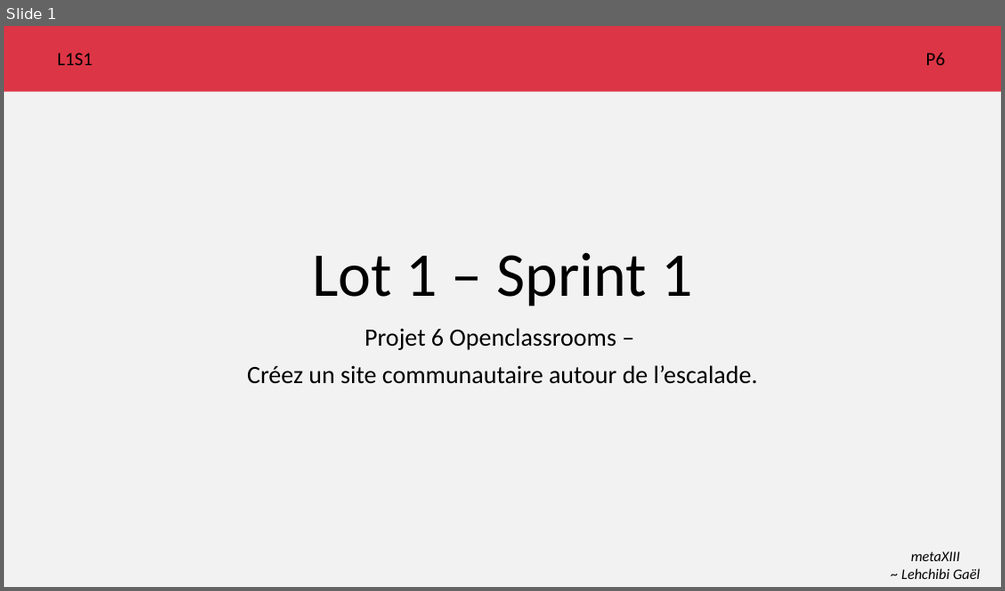
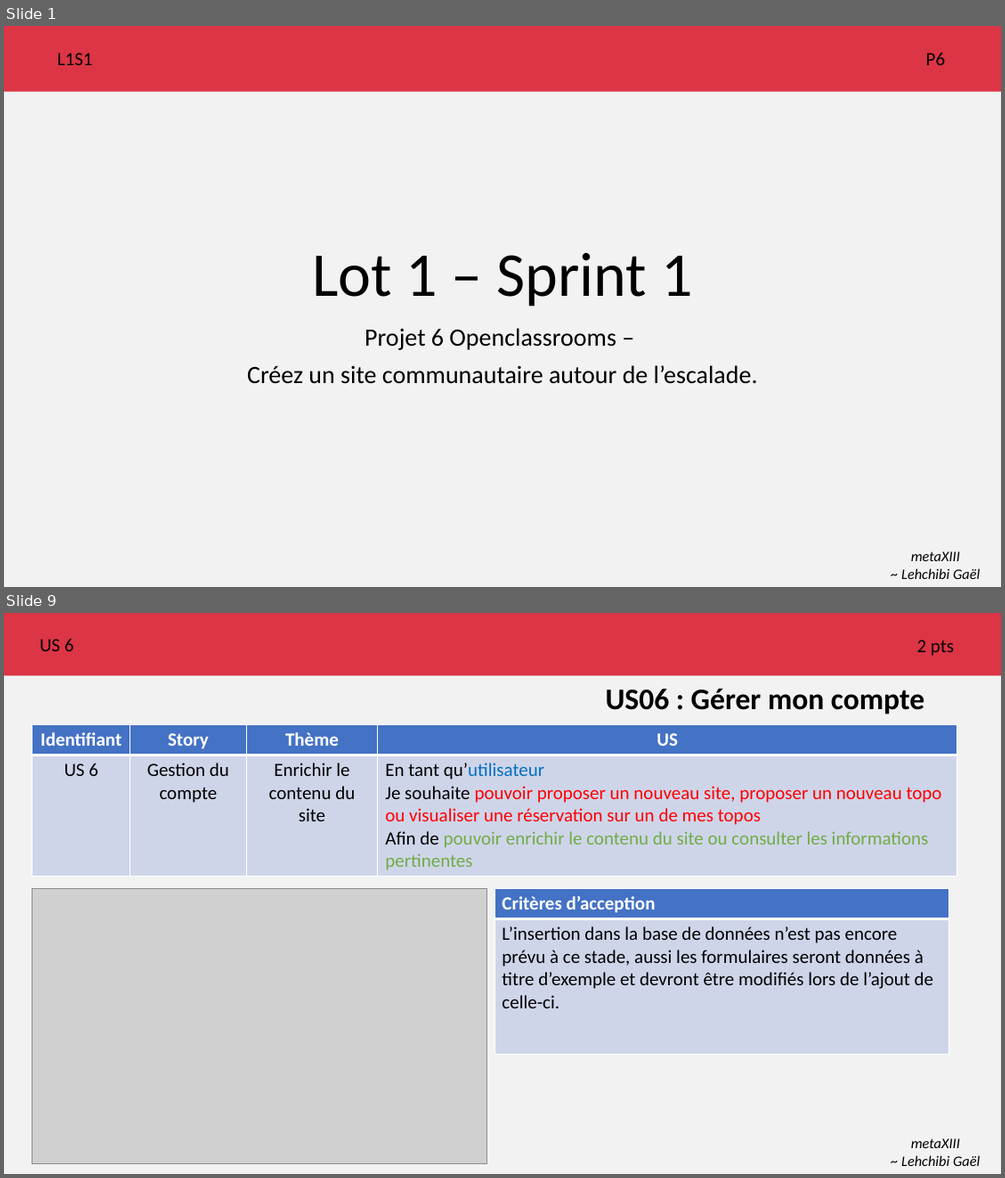
Before and after one commit to metaXIII/OC-java-P6, a slide deck: agile/Lot 1/Sprint 1/escalade.pptx. Shown one above the other, each under a label of ours: slide 1 before the commit, slides 1 and 9 after it; the slides between them are not shown. The pictures are 1005x591 and 1005x1178 pixels, drawn with LibreOffice and Linux fonts; fonts in the diff are those of the drawing; grey boxes stand for pictures. Boxes give left, top, right and bottom in pixels: in the first picture for what was removed or moved away, otherwise in the second. Text is boxed around its words. In the diff, an @@ line names an element or a change of style, - is before the commit and + after.

```diff
--- a/agile/Lot 1/Sprint 1/escalade.pptx
+++ b/agile/Lot 1/Sprint 1/escalade.pptx
@@ slide 9 added at (x1=4, y1=613, x2=1001, y2=1174), background #F2F2F2 @@
@@ rectangle added at (x1=4, y1=613, x2=1001, y2=676), fill #DC3545 @@
@@ text added at (x1=40, y1=638, x2=74, y2=651), 18 pt, text #000000 @@
+US 6
@@ text added at (x1=917, y1=640, x2=954, y2=656), 18 pt, text #000000 @@
+2 pts
@@ title added at (x1=606, y1=688, x2=924, y2=714), 28.8 pt, text #000000, bold @@
+US06 : Gérer mon compte
@@ table added at (x1=32, y1=724, x2=956, y2=874), 2 rows, 4 columns @@
+Identifiant | Story | Thème | US
+US 6 | Gestion du compte | Enrichir le contenu du site | En tant qu’utilisateur / Je souhaite pouvoir proposer un nouveau site, proposer un nouveau topo ou visualiser une réservation sur un de mes topos / Afin de pouvoir enrichir le contenu du site ou consulter les informations pertinentes
@@ rectangle added at (x1=32, y1=888, x2=487, y2=1163), outline #325491 1 pt @@
@@ picture added at (x1=32, y1=888, x2=487, y2=1163) @@
@@ table added at (x1=494, y1=888, x2=949, y2=1054), 2 rows, 1 columns @@
+Critères d’acception
+L’insertion dans la base de données n’est pas encore prévu à ce stade, aussi les formulaires seront données à titre d’exemple et devront être modifiés lors de l’ajout de celle-ci.
@@ text added at (x1=901, y1=1138, x2=979, y2=1166), 14 pt, text #000000, italic @@
+metaXIII
+~ Lehchibi Gaël
```
Also in this commit, not shown: 4 slides changed, 6 other slides added, 1 slide removed.
